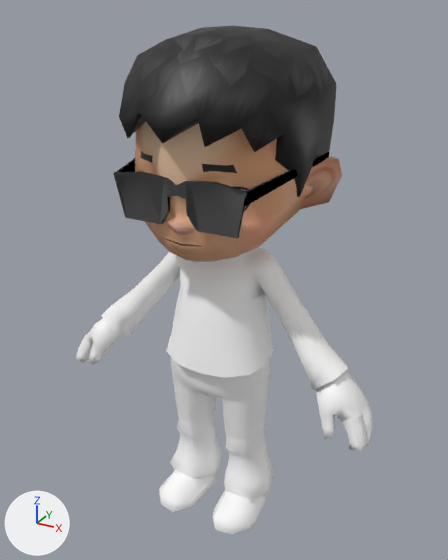
An edit to the FBX model Jam IT/Assets/Characters/Character_Glass/Animation/Male3_ShortHair.fbx, drawn before and after from the same camera.
Camera for both pictures: a 50 mm camera at (0.654, -1.176, 1.199) aimed at (0.005, 0.004, 0.609). The lights are fixed; the arrows at lower left show +X, +Y and +Z. Where no turn or scale is listed for an object, it has been applied to the vertices. Vertices at the same position are counted once.

Names of what the first picture shows: 'Fixed'.
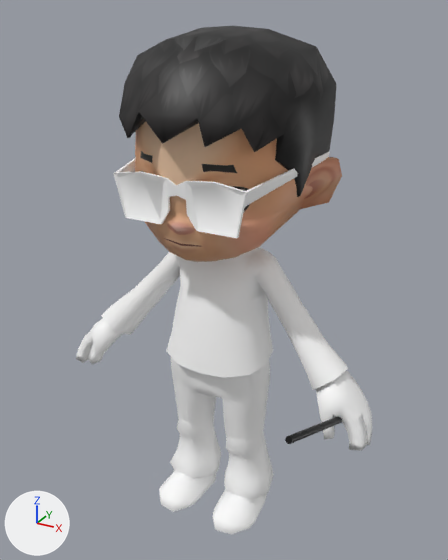
Where the change shows, as pixel boxes [x1, y1, x2, y2] in the pictures (448 x 560 px):
'Fixed', shading changed: [76, 97, 371, 532] in both
'LaserPointer', added (black): after [285, 417, 342, 444]

The change, as a diff of the scene's bpy script:
```diff
--- a/Jam IT/Assets/Characters/Character_Glass/Animation/Male3_ShortHair.fbx.py
+++ b/Jam IT/Assets/Characters/Character_Glass/Animation/Male3_ShortHair.fbx.py
@@ mat_lambert3 @@
+mat_lambert3 = principled_material('lambert3')
+mat_lambert3.base_color = (0.0, 0.0, 0.0)  # black #000000
@@ me_mesh @@
 me_mesh.from_pydata(...)  # 972 vertices, 1886 faces; spans x -0.404..0.404, y -0.221..0.252, z -0.01..1.164
 # used by ob_fixed; location = (0.0, 0.0, 0.0)
+# me_mesh part 1: its shading normals changed
 me_mesh.materials.append(mat_body)
@@ me_mesh_1 @@
+me_mesh_1.from_pydata(...)  # 42 vertices, 60 faces; spans x -0.035..0.035, y -0.151..0.151, z -0.057..0.057
+me_mesh_1.materials.append(mat_lambert3)  # black #000000
@@ ob_laserpointer @@
+ob_laserpointer = bpy.data.objects.new('LaserPointer', me_mesh_1)
+ob_laserpointer.location = (0.328, -0.13, 0.399)
```
